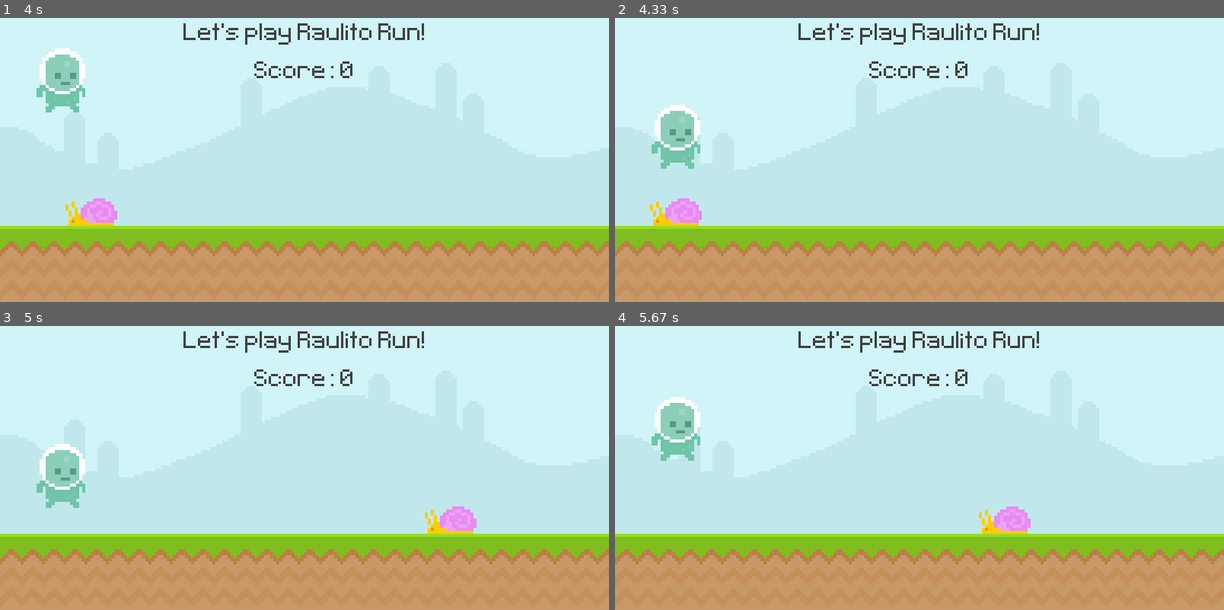
Above: before the commit, frames 1-4 (two rows, left to right).
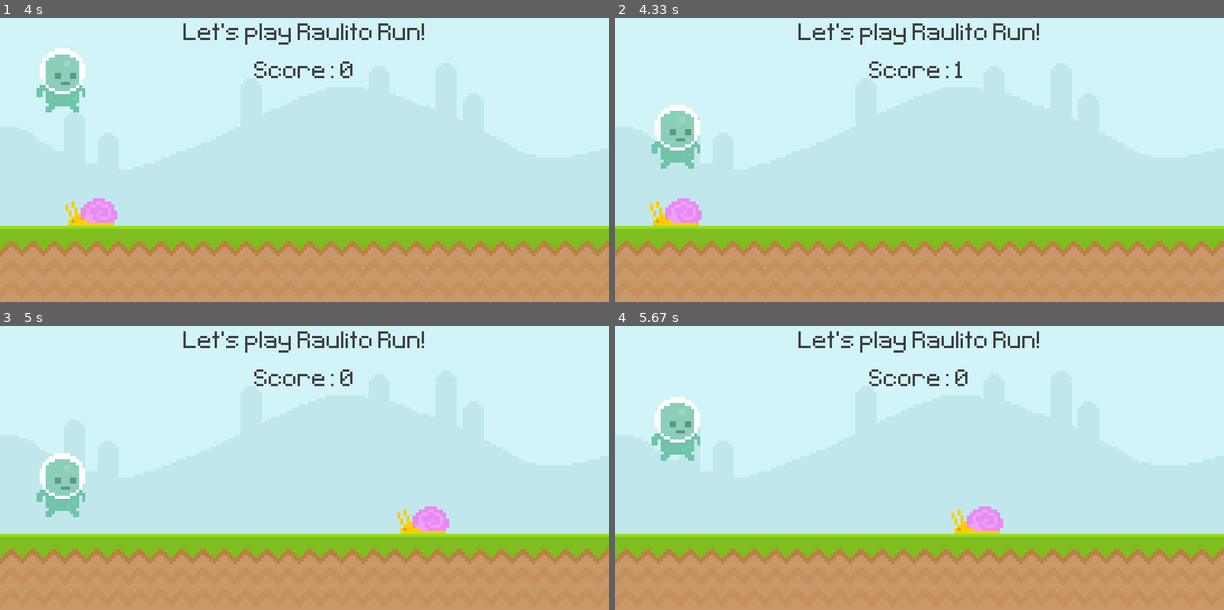
Above: after the commit, the same moments.

Repository: jm4ch4do/py_game_mario
Game: pygame game, started from window.py
Same seed, same stepped clock (60 frames per second), same inputs: the game is played once before the commit and once after it.
Inputs:
- Up to frame 1 (4 s): tap Space at 0.33, 2.23, 2.53 s
- Up to frame 2 (4.33 s): no input
- Up to frame 3 (5 s): tap Space at 4.63 s
- Up to frame 4 (5.67 s): tap Space at 5.03, 5.33 s

Frame 1 is identical in both runs. In frame 2, less than 0.1% of the frame differs, in the area x 55-58%, y 15-22%; in frame 3, 2.0%, in the area x 6-79%, y 41-74%; in frame 4, 0.9%.

Commit message:
feat: snail grows on respawn

Diff:
--- a/tutorial/01 Basics.txt
+++ b/tutorial/01 Basics.txt
@@ -7,3 +7,4 @@
 IDEAS FOR GAMES
 https://www.youtube.com/watch?v=lzHLPaU7UUE
 Hacer juego como "Into the Breach"
+Juego de lanzar pelota de basket ajustando la fuerza
--- a/window.py
+++ b/window.py
@@ -1,5 +1,23 @@
 import pygame as _pyg
 import sys as _sys
+
+
+# ----- HELPER FUNCTIONS
+def deep_collision(rect1, rect2, depth_x=20, dept_y=10):
+    if not rect1.colliderect(rect2):
+        return False
+
+    overlap_x = min(rect1.right, rect2.right) - max(rect1.left, rect2.left)
+    overlap_y = min(rect1.bottom, rect2.bottom) - max(rect1.top, rect2.top)
+    return overlap_x >= depth_x and overlap_y >= dept_y
+
+
+def scale_image(image, scale=1.5):
+    image = _pyg.image.load(path_img_snail).convert_alpha()
+    size = image.get_size()
+    new_size = (int(size[0] * scale), int(size[1] * scale))
+    return _pyg.transform.scale(image, new_size)
+
 
 
 # ----- CONSTANTS
@@ -7,6 +25,8 @@
 SCREEN_X, SCREEN_Y = 800, 400
 SKY_POS = (0, 0)
 GROUND_POS = (0, GROUND_BOTTOM_Y)
+
+path_img_snail = 'img/snail/snail1.png'
 
 
 # ----- INIT, SCREEN
@@ -23,6 +43,9 @@
 # ----- STATUS
 game_active = True
 score = 0
+snail_scale = 1
+snail_scale_inc = 0.1
+got_point_yet = False
 
 
 # ----- CREATE SURFACES
@@ -34,7 +57,7 @@
 
 score_surface = test_font.render(f"Score: {score}", False, "#404040")
 
-snail_surface = _pyg.image.load('img/snail/snail1.png').convert_alpha()
+snail_surface = _pyg.image.load(path_img_snail).convert_alpha()
 player_surface = _pyg.image.load('img/player/player_walk_1.png').convert_alpha()
 player_hit_surface = _pyg.image.load('img/player/player_walk_1_hit.png').convert_alpha()
 
@@ -58,6 +81,7 @@
 
 # ----- GAME LOOP START
 while True:
+
     for event in _pyg.event.get():
 
 
@@ -74,9 +98,15 @@
                 if game_active:
                     if player_rect.bottom >= GROUND_BOTTOM_Y: player_gravity = -6
                 elif not game_active:
+                    score, snail_scale = 0, 1
                     game_active = True
                     snail_rect.x = snail_x
                     player_gravity = -1
+                    snail_surface = _pyg.image.load(path_img_snail).convert_alpha()
+                    snail_rect = snail_surface.get_rect(midbottom = (snail_x, snail_y))
+                    screen.blit(snail_surface, snail_rect)
+                    score_surface = test_font.render(f"Score: {score}", False, "#404040")
+                    screen.blit(score_surface, score_rect)
                     break
 
 
@@ -102,7 +132,15 @@
         # -----CONFIG MOVING ENEMIES
         # snail moving
         snail_rect.x -= snail_speed
-        if snail_rect.right <= 0: snail_rect.left = SCREEN_X
+
+        # snail restarts
+        if snail_rect.right <= 0:
+            snail_scale += snail_scale_inc
+            snail_surface = scale_image(path_img_snail, snail_scale)
+            snail_rect = snail_surface.get_rect(midbottom = (snail_x, snail_y))
+            snail_rect.left = SCREEN_X
+            got_point_yet = False
+
 
 
         # -----CONFIG PLAYER RESPONSE
@@ -115,23 +153,26 @@
             player_gravity += gravity_increase
 
         # player hits snail
-        if snail_rect.colliderect(player_rect): game_active = False
+        #if snail_rect.colliderect(player_rect): game_active = False
+        p, s = player_rect.centerx, snail_rect.centerx
+        if deep_collision(snail_rect, player_rect): game_active = False
 
         # player jumps over snail
-        elif player_rect.centerx == snail_rect.centerx:
-            score +=1
-            print('-----score= ', score)
+        elif abs(player_rect.centerx - snail_rect.centerx) < 5 and not got_point_yet:
+            got_point_yet
+            score += 1
+            got_point_yet = True
             score_surface = test_font.render(f"Score: {score}", False, "#404040")
 
 
     elif not game_active:
         screen.blit(sky_surface, SKY_POS)
         screen.blit(ground_surface, GROUND_POS)
-        screen.blit(snail_surface, snail_rect)
         screen.blit(player_hit_surface, player_rect)
         screen.blit(text_end_surface, text_end_rect)
-        score = 0
         score_surface = test_font.render(f"Score: {score}", False, "#404040")
+        screen.blit(snail_surface, snail_rect)
+        screen.blit(score_surface, score_rect)
 
 
     # ----- GAME LOOP END
